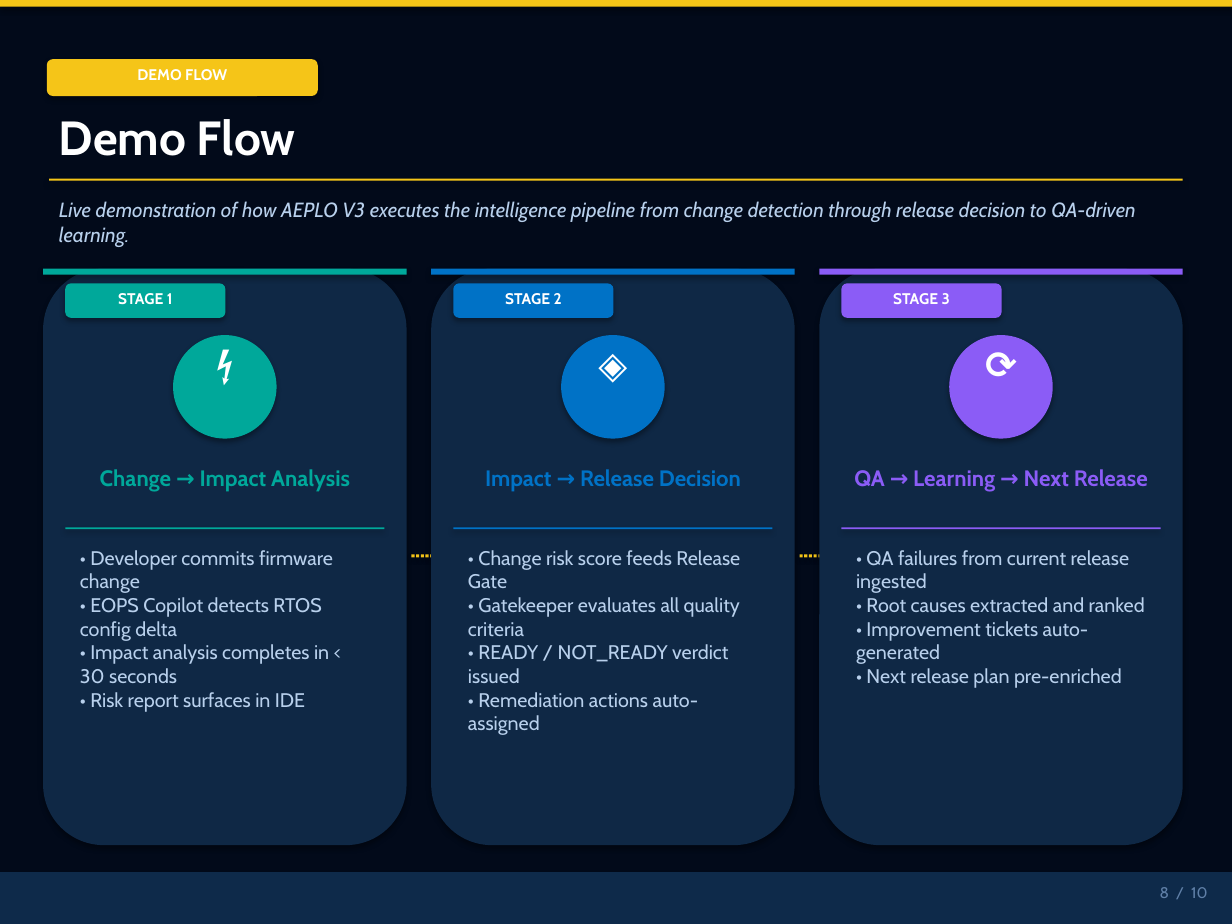
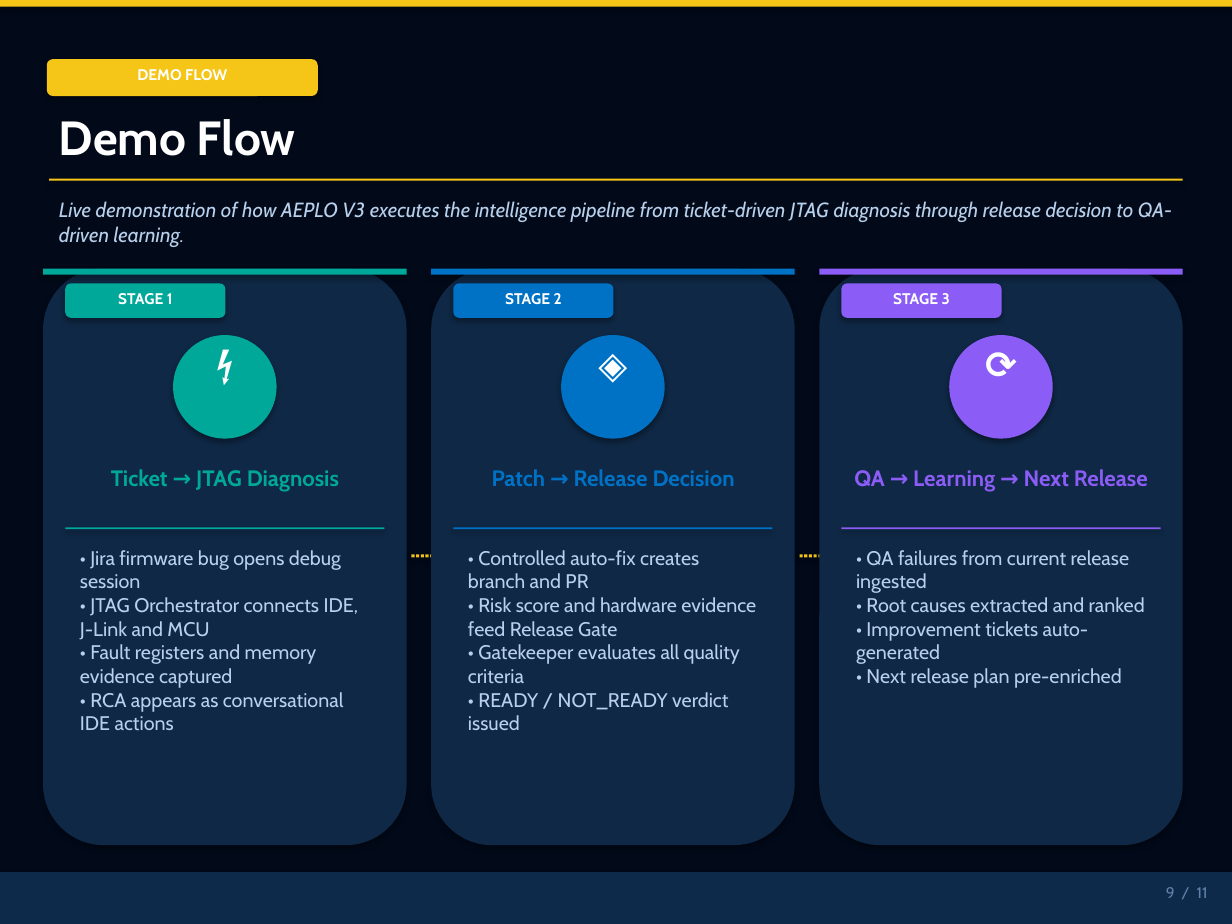
Before and after one commit to shyamnexus/HON_PPT, a slide deck: slide 9 of AI-Driven Embedded Product Lifecycle OrchestratorV3.pptx (slide 8 before the commit). Drawn at 1232x924 pixels with LibreOffice and Linux fonts; fonts in the diff are those of the drawing. Boxes give left, top, right and bottom in pixels: in the first picture for what was removed or moved away, otherwise in the second. Text is boxed around its words. In the diff, an @@ line names an element or a change of style, - is before the commit and + after.

```diff
--- a/AI-Driven Embedded Product Lifecycle OrchestratorV3.pptx
+++ b/AI-Driven Embedded Product Lifecycle OrchestratorV3.pptx
@@ text at [59,201,1172,247]: text changed @@
-Live demonstration of how AEPLO V3 executes the intelligence pipeline from change detection through release decision to QA-driven learning.
+Live demonstration of how AEPLO V3 executes the intelligence pipeline from ticket-driven JTAG diagnosis through release decision to QA-driven learning.
@@ text at [111,469,339,492]: text changed @@
-Change → Impact Analysis
+Ticket → JTAG Diagnosis
@@ text at [492,469,735,486]: text changed @@
-Impact → Release Decision
+Patch → Release Decision
@@ text at [80,550,359,730]: text changed @@
-• Developer commits firmware change
-• EOPS Copilot detects RTOS config delta
-• Impact analysis completes in < 30 seconds
-• Risk report surfaces in IDE
+• Jira firmware bug opens debug session
+• JTAG Orchestrator connects IDE, J-Link and MCU
+• Fault registers and memory evidence captured
+• RCA appears as conversational IDE actions
@@ text at [468,550,756,730]: text changed @@
-• Change risk score feeds Release Gate
-• Gatekeeper evaluates all quality criteria
-• READY / NOT_READY verdict issued
-• Remediation actions auto-assigned
+• Controlled auto-fix creates branch and PR
+• Risk score and hardware evidence feed Release Gate
+• Gatekeeper evaluates all quality criteria
+• READY / NOT_READY verdict issued
@@ text at [1166,887,1208,898]: text changed @@
-8 / 10
+9 / 11
```
Also in this commit, not shown: 9 other slides changed, 1 slide added, 2 other files.
